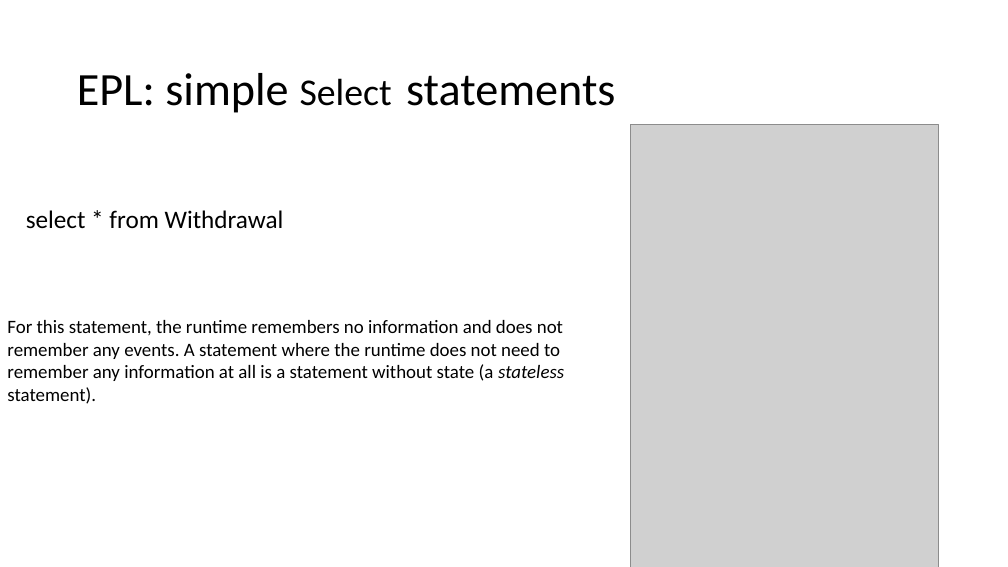
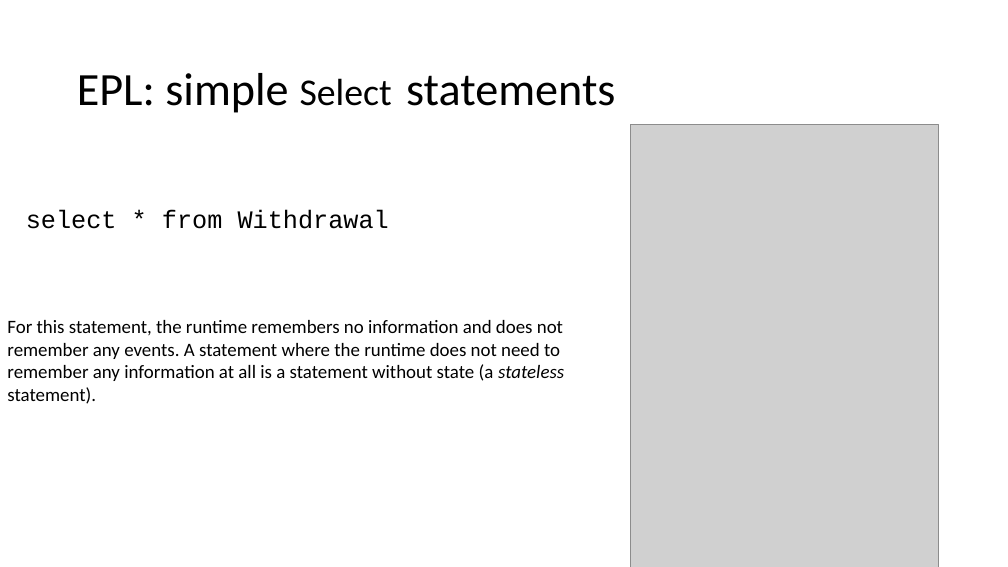
Before and after one commit to enercom25/sem3_24, a slide deck: slide 13 of CEPSem2024.pptx (slide 12 before the commit). Drawn at 1008x567 pixels with LibreOffice and Linux fonts; fonts in the diff are those of the drawing; grey boxes stand for pictures. Boxes give left, top, right and bottom in pixels: in the first picture for what was removed or moved away, otherwise in the second. Text is boxed around its words. In the diff, an @@ line names an element or a change of style, - is before the commit and + after.

```diff
--- a/CEPSem2024.pptx
+++ b/CEPSem2024.pptx
@@ text "select * from Withdrawal" at (x1=26, y1=210, x2=389, y2=229): font Calibri to Courier New @@
```
Also in this commit, not shown: 6 other slides changed, 4 slides added, 3 slides removed.
